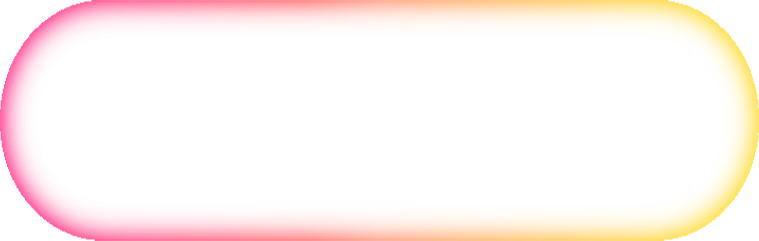
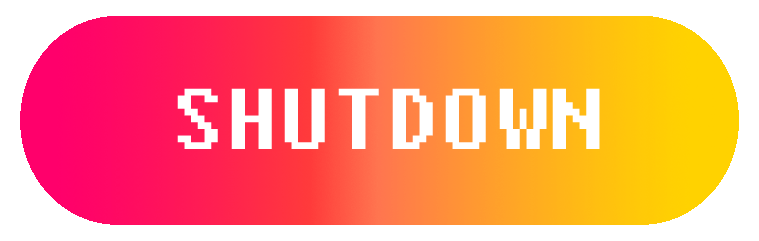
Layered file, before and after one edit (759px x 241px). Changes by layer:
added layer "SHUTDOWN" above "Layer 13" over [177, 88, 600, 149]
showed "Layer 4 copy" over [20, 16, 739, 225]
hid "Layer 4 copy 3" over [0, 0, 759, 241]
